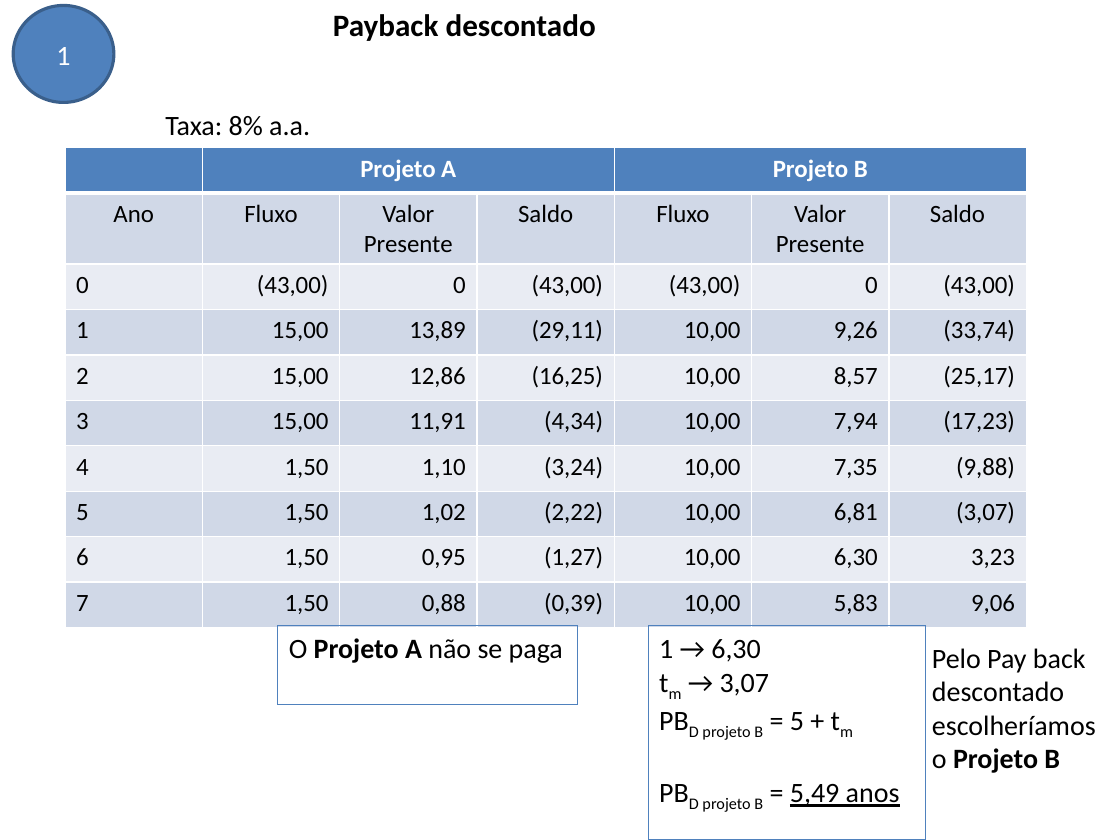
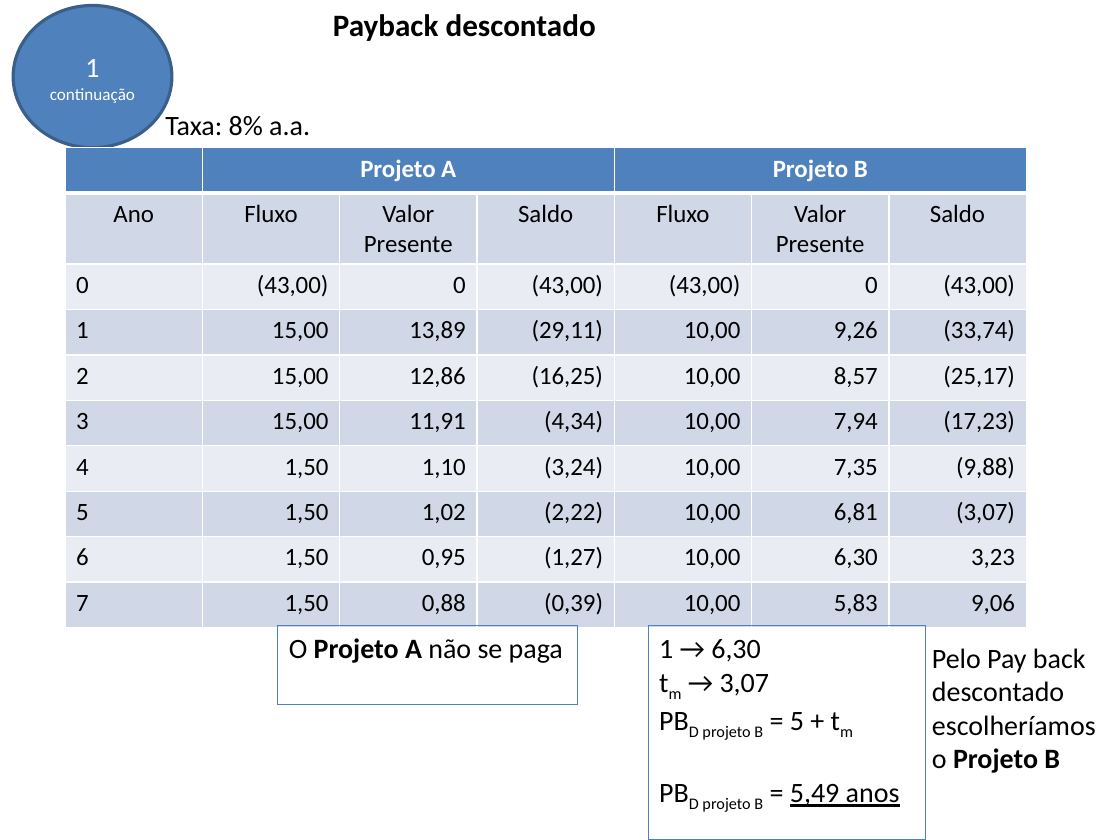
Before and after one commit to avelinoferreiragf/avelino, a slide deck: slide 37 of Gestao Estrategica TI/06 - Análise de Viabilidade de Projetos/Exercícios.pptx (slide 36 before the commit). Drawn at 1120x840 pixels with LibreOffice and Linux fonts; fonts in the diff are those of the drawing. Boxes give left, top, right and bottom in pixels: in the first picture for what was removed or moved away, otherwise in the second. Text is boxed around its words. In the diff, an @@ line names an element or a change of style, - is before the commit and + after.

```diff
--- a/Gestao Estrategica TI/06 - Análise de Viabilidade de Projetos/Exercícios.pptx
+++ b/Gestao Estrategica TI/06 - Análise de Viabilidade de Projetos/Exercícios.pptx
@@ ellipse "1": place and size @@
-ellipse "1" at bbox=[13, 6, 114, 103]
+ellipse "1" at bbox=[13, 6, 172, 148]
@@ text in ellipse at bbox=[50, 88, 135, 103]: paragraph added @@
+continuação
```
Also in this commit, not shown: 2 other slides changed, 6 slides added, 1 other file.
